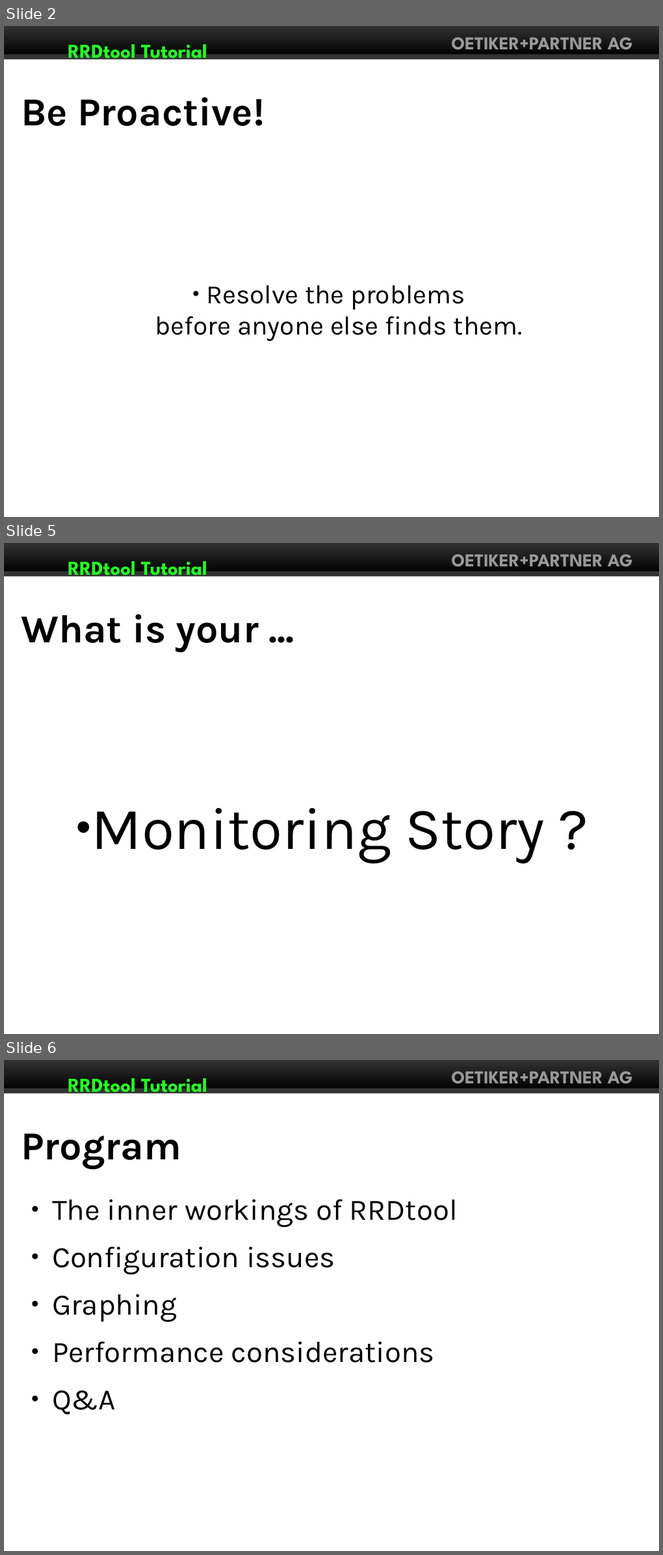
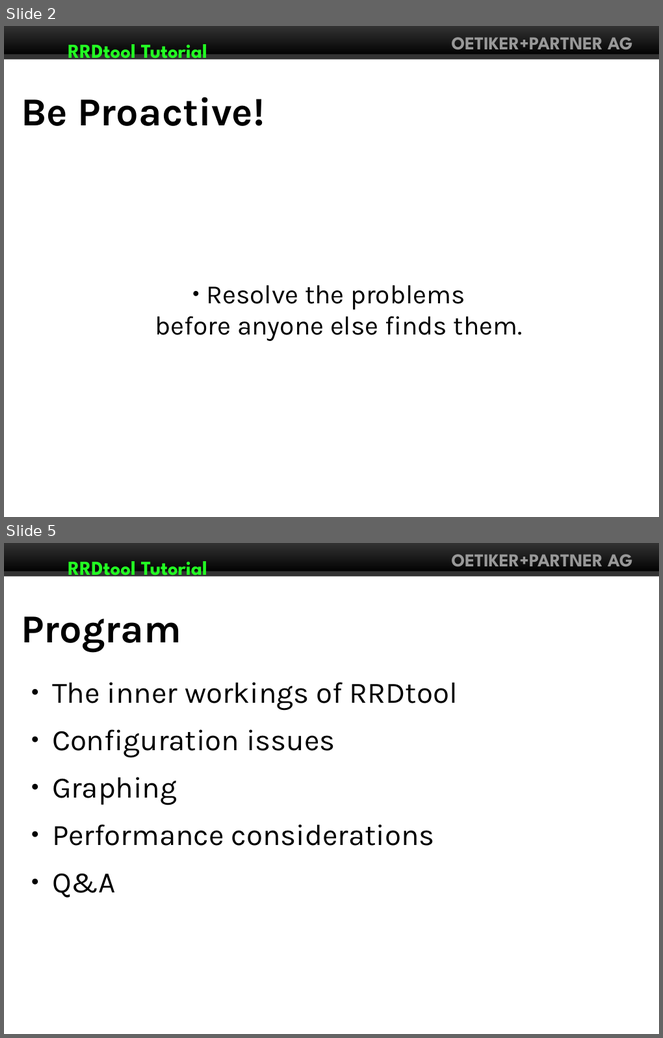
Before and after one commit to Distrotech/rrdtool, a slide deck: tutorial/linuxforum2007/rrdtutorial.odp. Shown one above the other, each under a label of ours: slides 2, 5 and 6 before the commit, slides 2 and 5 after it; the slides between them are not shown. The pictures are 663x1555 and 663x1038 pixels, drawn with LibreOffice and Linux fonts; fonts in the diff are those of the drawing. Boxes give left, top, right and bottom in pixels: in the first picture for what was removed or moved away, otherwise in the second. Text is boxed around its words. In the diff, an @@ line names an element or a change of style, - is before the commit and + after.

```diff
--- a/tutorial/linuxforum2007/rrdtutorial.odp
+++ b/tutorial/linuxforum2007/rrdtutorial.odp
@@ slide 5 removed at box(4, 543, 659, 1034), background #FFFFFF; not listed: 4 template elements that a slide beside it also shows @@
@@ title removed at box(21, 614, 259, 652) @@
-What is your ...
@@ subtitle removed at box(92, 808, 545, 864) @@
-  ● Monitoring Story ?
@@ what was slide 6 is now slide 5 @@
```
Also in this commit, not shown: 6 slides changed, 1 slide added, 2 other files.
